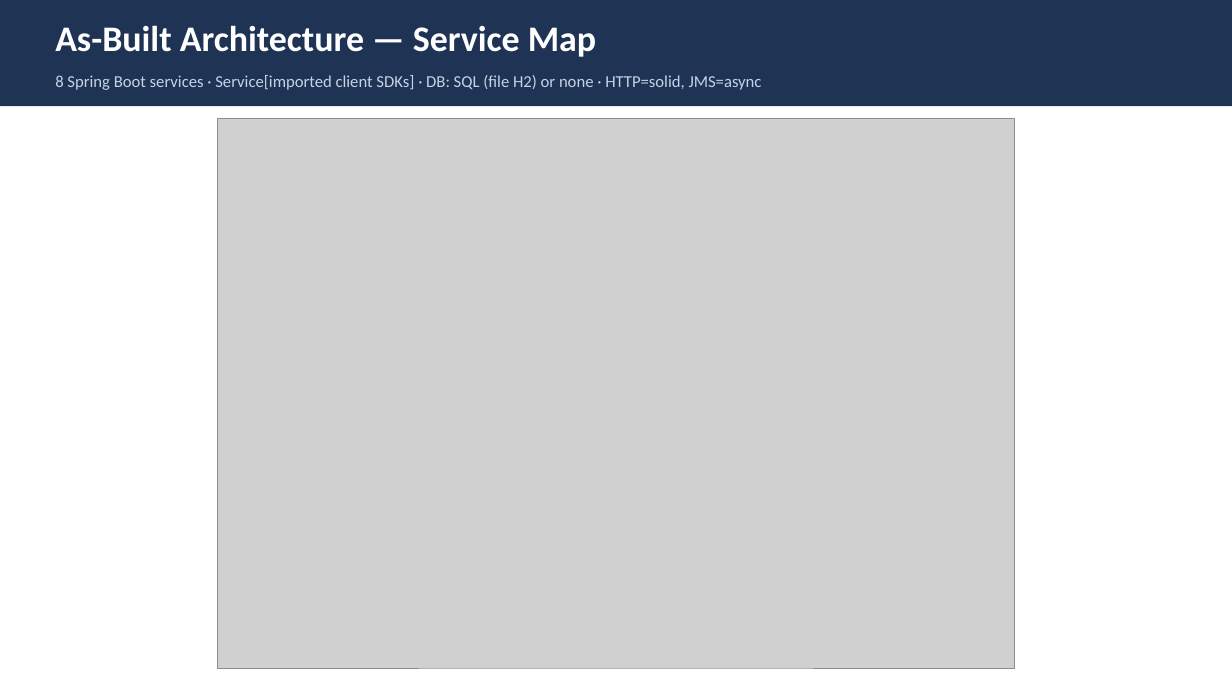
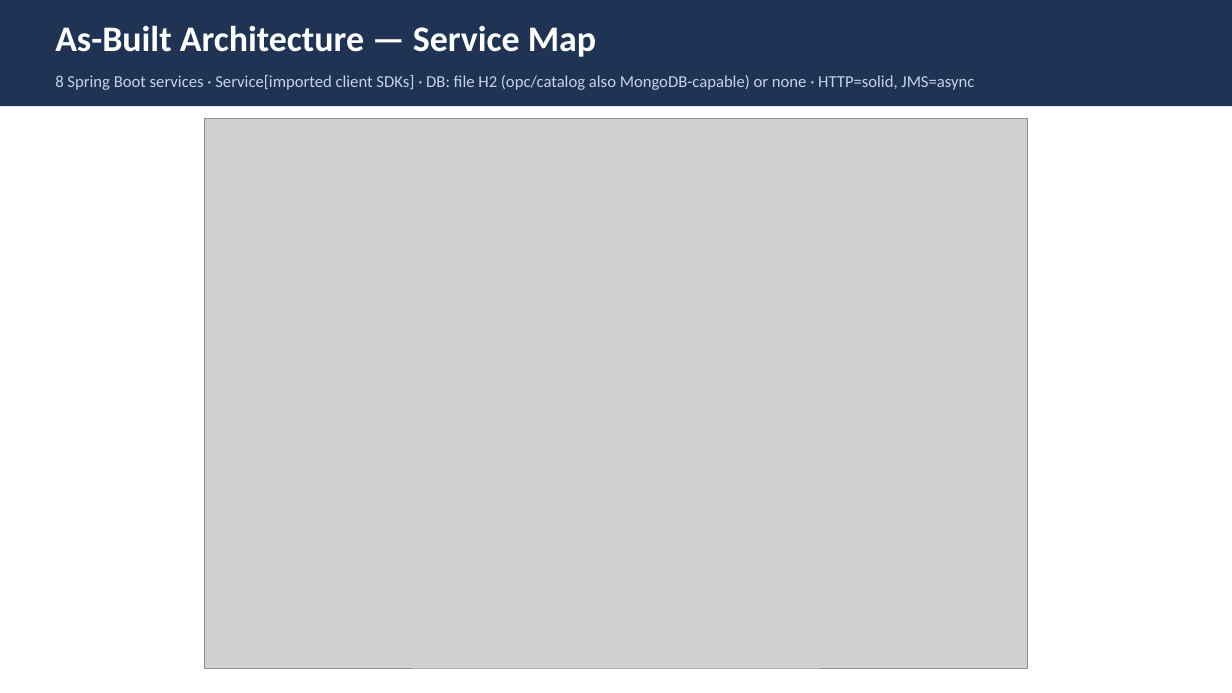
Before and after one commit to Vishak-94/pet-store, a slide deck: slide 53 of docs/PetStore_Architecture_LLD.pptx (slide 51 before the commit). Drawn at 1232x693 pixels with LibreOffice and Linux fonts; fonts in the diff are those of the drawing; grey boxes stand for pictures. Boxes give left, top, right and bottom in pixels: in the first picture for what was removed or moved away, otherwise in the second. Text is boxed around its words. In the diff, an @@ line names an element or a change of style, - is before the commit and + after.

```diff
--- a/docs/PetStore_Architecture_LLD.pptx
+++ b/docs/PetStore_Architecture_LLD.pptx
@@ text at <box>55,75,974,90</box>: text changed @@
-8 Spring Boot services · Service[imported client SDKs] · DB: SQL (file H2) or none · HTTP=solid, JMS=async
+8 Spring Boot services · Service[imported client SDKs] · DB: file H2 (opc/catalog also MongoDB-capable) or none · HTTP=solid, JMS=async
@@ picture: place and size @@
-picture at <box>217,118,1015,668</box>
+picture at <box>204,118,1029,668</box>
```
Also in this commit, not shown: 6 other slides changed, 2 slides added, 1 slide removed, 10 other files.
